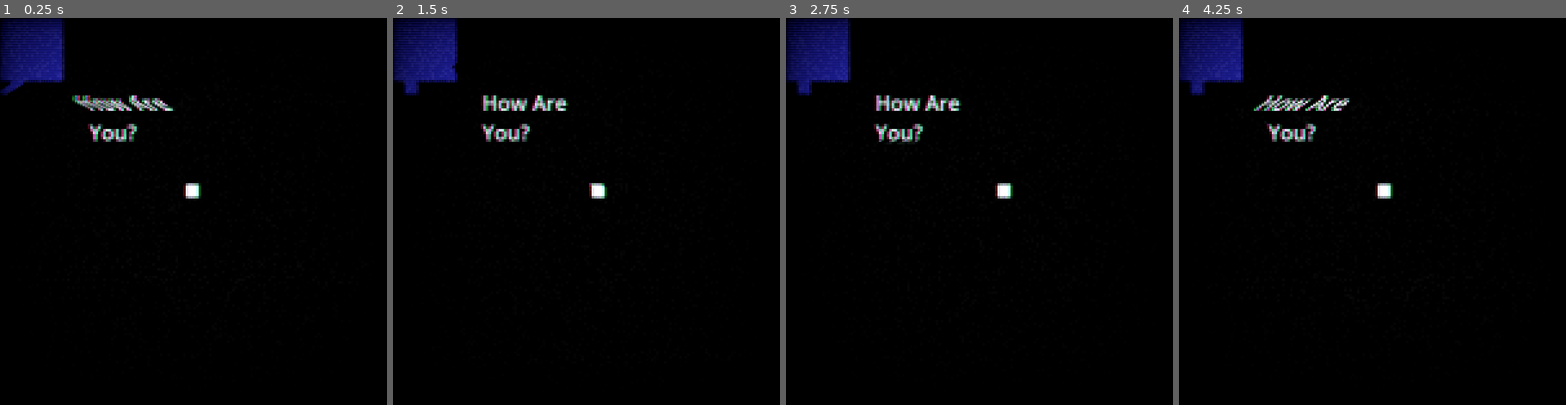
Above: before the commit, frames 1-4 (left to right).
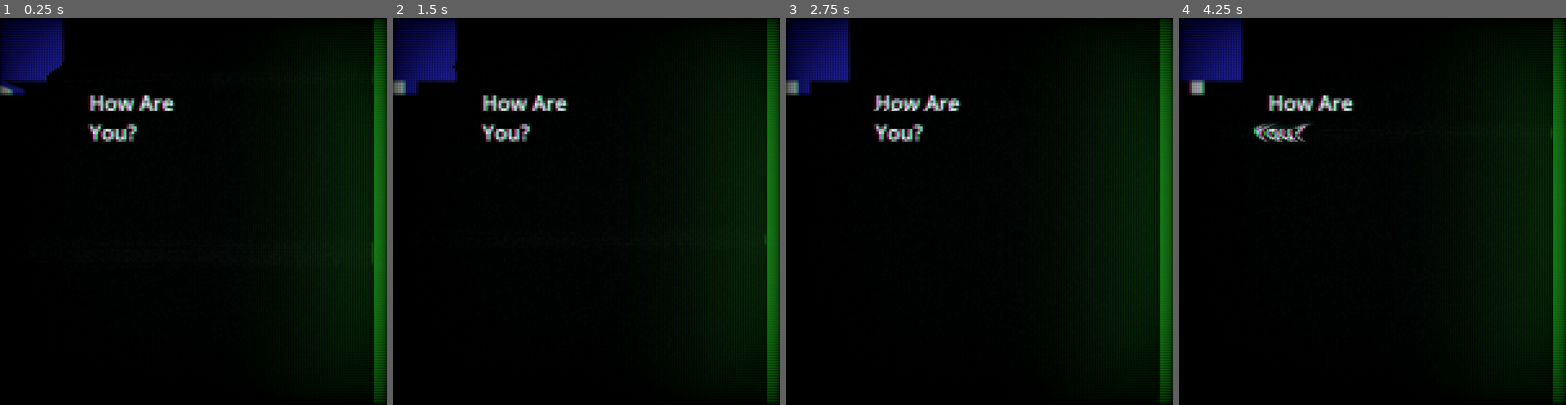
Above: after the commit, the same moments.

Repository: AlexOd4/WhitePixel
Game: Godot game, scene res://packed/scenes/test.tscn
The game is run twice, just before and just after one commit, with the same random seed, the same clock (stepped at 60 frames per second) and the same inputs.
Inputs (mouse positions are in pixels of both pictures, inside the frame that each line leads up to):
- Up to frame 1 (0.25 s): no input
- Up to frame 2 (1.5 s): tap Enter at 0.5 s; move the mouse to (671, 192) at 0.52 s; hold Right (game_right) 0.53-1.25 s; tap T at 0.6 s; click (671, 192) at 0.67 s; tap Space at 0.77, 1.25 s; drag from (509, 230) to (567, 288) at 1.27 s
- Up to frame 3 (2.75 s): move the mouse to (1018, 126) at 2.02 s; hold Right (game_right) from 2.03 s (still down); tap Delete at 2.1 s; click (1018, 126) at 2.17 s
- Up to frame 4 (4.25 s): release Right (game_right) at 2.75 s; drag from (1353, 288) to (1256, 153) at 2.77 s; move the mouse to (1488, 269) at 3.52 s; hold Left (game_left) from 3.53 s (still down); tap X at 3.6 s; click (1488, 269) at 3.67 s; tap Space at 3.77 s

The runs differ from the first frame. In frame 1, 11% of the frame differs, in the area x 0-100%, y 0-100%; in frame 2, 10%; in frame 3, 10%; in frame 4, 11%, in the area x 2-100%, y 0-100%.

Commit message:
Enhance test scene with new lighting and boundaries
Added background, additional sprites, and lighting nodes to test.tscn. Updated player start position and enabled X movement inversion. Adjusted shader parameters for improved visual effects. Removed default clear color from project.godot. Minor formatting fix in player_behaviour.gd.

Diff:
--- a/packed/scenes/test.tscn
+++ b/packed/scenes/test.tscn
@@ -11,6 +11,14 @@
 [sub_resource type="GradientTexture1D" id="GradientTexture1D_fo205"]
 gradient = SubResource("Gradient_c020k")
 width = 10
+
+[sub_resource type="Gradient" id="Gradient_52rys"]
+colors = PackedColorArray(0, 0, 0, 0, 1, 1, 1, 1)
+
+[sub_resource type="GradientTexture2D" id="GradientTexture2D_yvyvx"]
+gradient = SubResource("Gradient_52rys")
+width = 60
+height = 300
 
 [sub_resource type="Gradient" id="Gradient_mmxta"]
 interpolation_mode = 1
@@ -25,6 +33,9 @@
 [sub_resource type="RectangleShape2D" id="RectangleShape2D_yvyvx"]
 size = Vector2(50, 50)
 
+[sub_resource type="RectangleShape2D" id="RectangleShape2D_52rys"]
+size = Vector2(52, 884)
+
 [sub_resource type="ShaderMaterial" id="ShaderMaterial_yvyvx"]
 shader = ExtResource("2_52rys")
 shader_parameter/overlay = true
@@ -34,13 +45,13 @@
 shader_parameter/resolution = Vector2(150, 150)
 shader_parameter/pixelate = true
 shader_parameter/roll = true
-shader_parameter/roll_speed = 8.0
+shader_parameter/roll_speed = 5.0
 shader_parameter/roll_size = 15.0
 shader_parameter/roll_variation = 1.8
 shader_parameter/distort_intensity = 0.05
 shader_parameter/noise_opacity = 0.012
 shader_parameter/noise_speed = 5.0
-shader_parameter/static_noise_intensity = 0.06
+shader_parameter/static_noise_intensity = 0.01
 shader_parameter/aberration = 0.03
 shader_parameter/brightness = 1.4
 shader_parameter/discolor = true
@@ -51,16 +62,38 @@
 
 [node name="Node2D" type="Node2D"]
 
+[node name="background" type="ColorRect" parent="."]
+offset_left = -15.0
+offset_top = -25.0
+offset_right = 301.0
+offset_bottom = 315.0
+mouse_filter = 2
+color = Color(0.0475577, 0.0475576, 0.0475576, 1)
+
 [node name="Sprite2D" type="Sprite2D" parent="."]
 modulate = Color(0, 0, 1, 1)
 position = Vector2(15, 50)
 scale = Vector2(1, 10)
 texture = SubResource("GradientTexture1D_fo205")
 
+[node name="Sprite2D2" type="Sprite2D" parent="."]
+modulate = Color(0, 1, 0, 1)
+position = Vector2(295, 0)
+scale = Vector2(1, 300)
+texture = SubResource("GradientTexture1D_fo205")
+
+[node name="PointLight2D" type="PointLight2D" parent="Sprite2D2"]
+position = Vector2(-70.5, 0.496667)
+scale = Vector2(2.51667, 0.00333333)
+color = Color(0, 1, 0, 1)
+energy = 5.0
+texture = SubResource("GradientTexture2D_yvyvx")
+
 [node name="CharacterBody2D" parent="." instance=ExtResource("1_mmxta")]
-position = Vector2(150, 135)
+position = Vector2(5, 55)
 safe_margin = 0.001
 is_player = true
+movement_invert_x = true
 
 [node name="StaticBody2D" type="StaticBody2D" parent="."]
 position = Vector2(25, 25)
@@ -73,6 +106,34 @@
 
 [node name="CollisionShape2D" type="CollisionShape2D" parent="StaticBody2D"]
 shape = SubResource("RectangleShape2D_yvyvx")
+
+[node name="StaticBody2D2" type="StaticBody2D" parent="."]
+position = Vector2(25, 25)
+
+[node name="CollisionShape2D" type="CollisionShape2D" parent="StaticBody2D2"]
+position = Vector2(-51, 128)
+shape = SubResource("RectangleShape2D_52rys")
+
+[node name="CollisionShape2D2" type="CollisionShape2D" parent="StaticBody2D2"]
+position = Vector2(122, -51)
+rotation = -1.5708
+shape = SubResource("RectangleShape2D_52rys")
+
+[node name="CollisionShape2D3" type="CollisionShape2D" parent="StaticBody2D2"]
+position = Vector2(128, 301)
+rotation = -1.5708
+shape = SubResource("RectangleShape2D_52rys")
+
+[node name="CollisionShape2D4" type="CollisionShape2D" parent="StaticBody2D2"]
+position = Vector2(301, 127)
+rotation = 3.14159
+shape = SubResource("RectangleShape2D_52rys")
+
+[node name="DirectionalLight2D" type="DirectionalLight2D" parent="."]
+energy = 0.25
+
+[node name="CanvasModulate" type="CanvasModulate" parent="."]
+color = Color(0.552956, 0.552956, 0.552955, 1)
 
 [node name="CanvasLayer" type="CanvasLayer" parent="."]
 
@@ -93,3 +154,5 @@
 grow_horizontal = 2
 grow_vertical = 2
 mouse_filter = 2
+
+[editable path="CharacterBody2D"]
--- a/project.godot
+++ b/project.godot
@@ -75,5 +75,4 @@
 [rendering]
 
 textures/canvas_textures/default_texture_filter=0
-environment/defaults/default_clear_color=Color(0, 0, 0, 1)
 2d/snap/snap_2d_transforms_to_pixel=true
Not shown: 1 places in packed/scenes/test.tscn that only renumber resources
